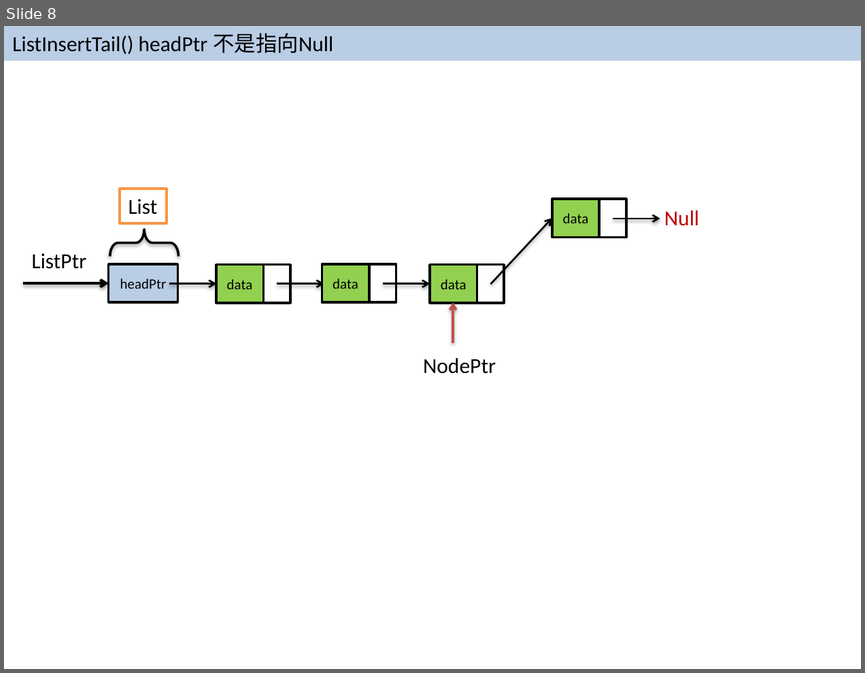
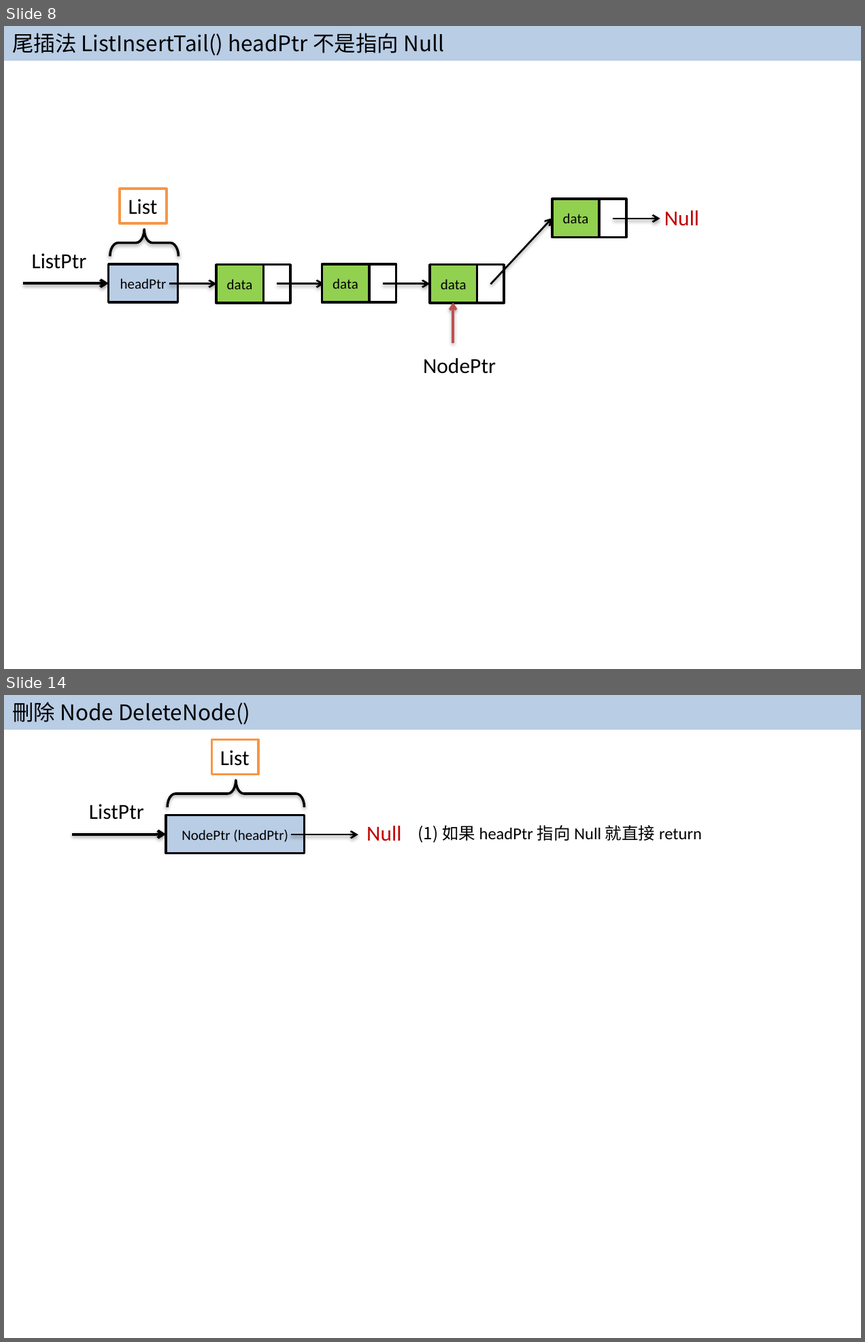
Before and after one commit to JasonChiuCC/DataStructure, a slide deck: LinearList/LinkedList/C/LinkedList.pptx. Shown one above the other, each under a label of ours: slide 8 before the commit, slides 8 and 14 after it; the slides between them are not shown. The pictures are 865x673 and 865x1342 pixels, drawn with LibreOffice and Linux fonts; fonts in the diff are those of the drawing. Boxes give left, top, right and bottom in pixels: in the first picture for what was removed or moved away, otherwise in the second. Text is boxed around its words. In the diff, an @@ line names an element or a change of style, - is before the commit and + after.

```diff
--- a/LinearList/LinkedList/C/LinkedList.pptx
+++ b/LinearList/LinkedList/C/LinkedList.pptx
@@ slide 14 added at [4,695,861,1338], background #FFFFFF @@
@@ rectangle added at [4,695,861,729], fill #B9CDE5, 18 pt, text #000000 @@
+刪除 Node DeleteNode()
@@ rectangle added at [211,740,258,774], fill #FFFFFF, outline #F79646 2 pt, 18 pt, text #000000 @@
+List
@@ left brace added at [167,780,305,807], outline #000000 2 pt @@
@@ text added at [89,804,144,819], 18 pt, text #000000 @@
+ListPtr
@@ rectangle added at [166,815,304,853], fill #B9CDE5, outline #000000 2 pt, 12 pt, text #000000 @@
+NodePtr (headPtr)
@@ arrow added from (73, 834) to (166, 834), #000000 2.25 pt @@
@@ arrow added from (291, 834) to (358, 834), #000000 1.5 pt @@
@@ text added at [366,826,401,841], 18 pt, text #C00000 @@
+Null
@@ text added at [417,825,702,843], 14 pt, text #000000 @@
+(1) 如果 headPtr 指向 Null 就直接 return
@@ slide 8 changed as well @@
@@ text in rectangle at [12,33,444,55]: text changed; font Calibri to Noto Sans CJK SC @@
-ListInsertTail() headPtr 不是指向Null
+尾插法 ListInsertTail() headPtr 不是指向 Null
```
Also in this commit, not shown: 6 other slides changed, 7 other slides added, 4 other files.
